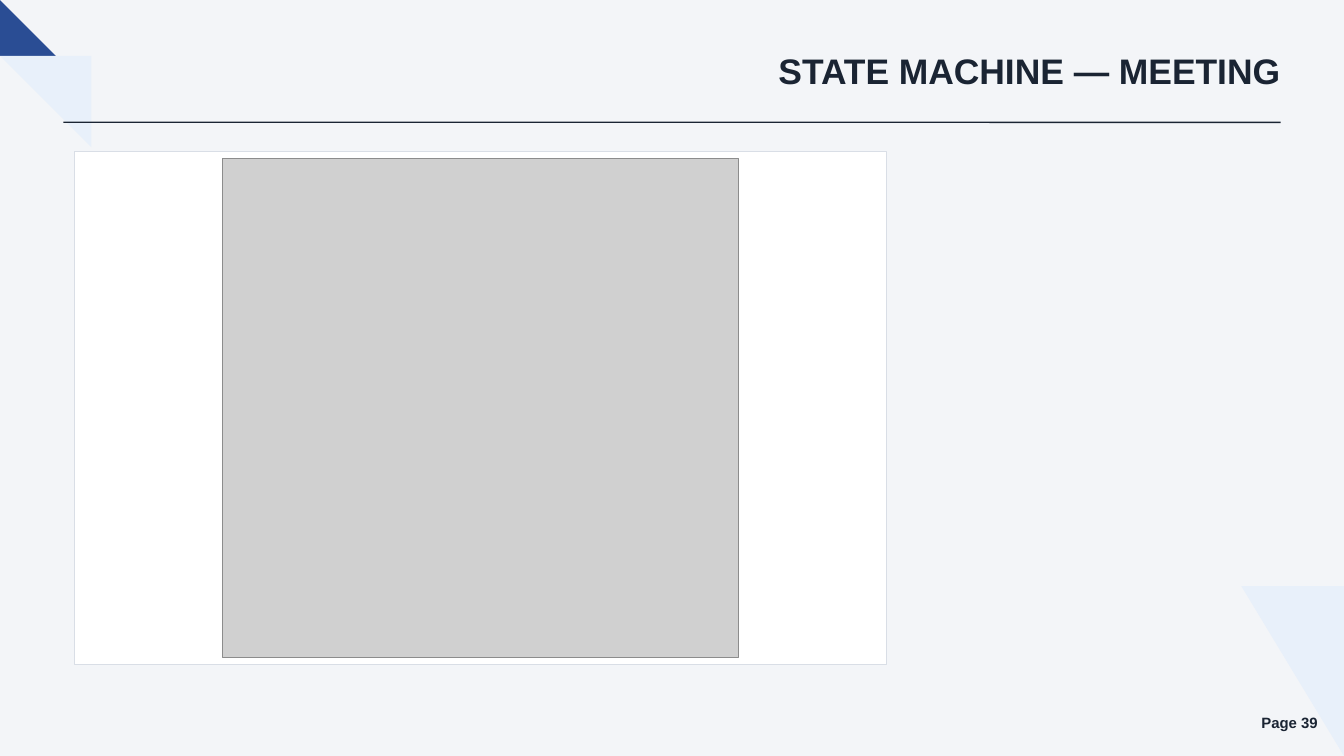
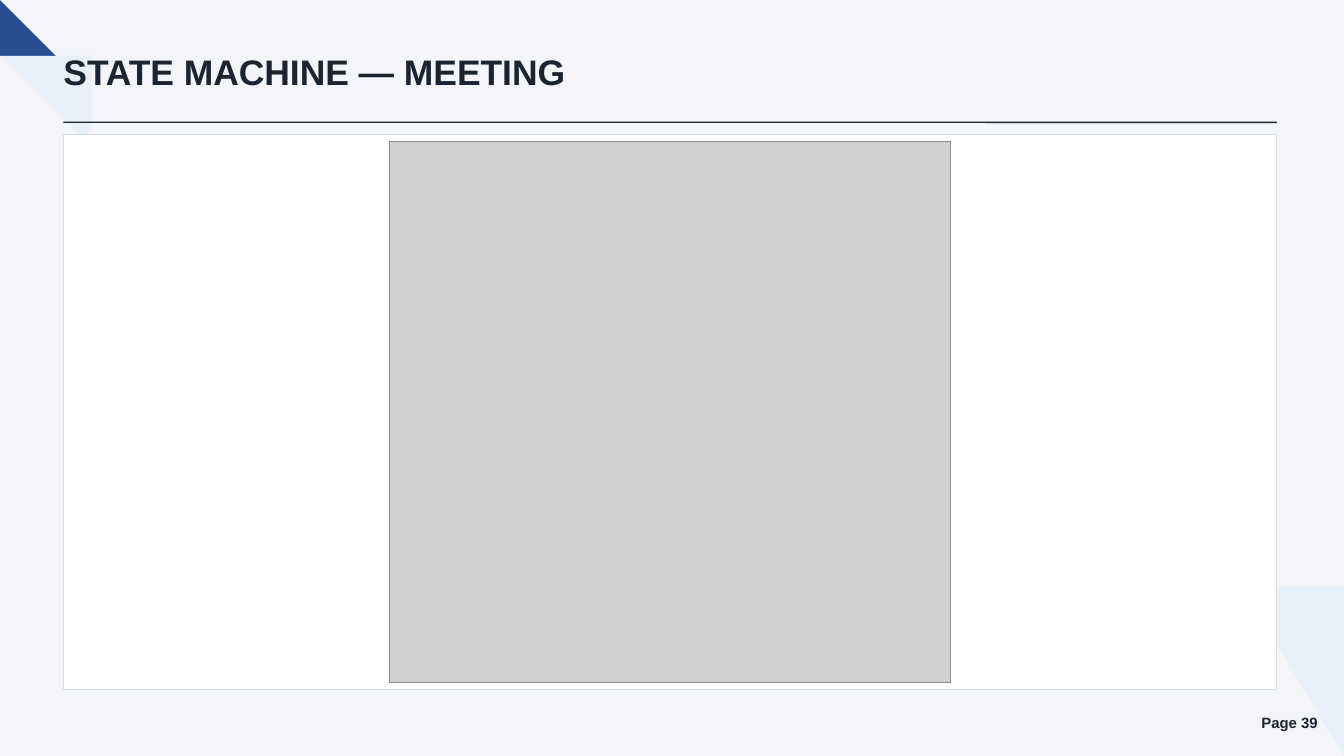
Before and after one commit to callmehai/FU-FA26-G116, a slide deck: slide 39 of docs/08-reports/source/TrustCabinet_Report.pptx. Drawn at 1344x756 pixels with LibreOffice and Linux fonts; fonts in the diff are those of the drawing; grey boxes stand for pictures. Boxes give left, top, right and bottom in pixels: in the first picture for what was removed or moved away, otherwise in the second. Text is boxed around its words. In the diff, an @@ line names an element or a change of style, - is before the commit and + after.

```diff
--- a/docs/08-reports/source/TrustCabinet_Report.pptx
+++ b/docs/08-reports/source/TrustCabinet_Report.pptx
@@ text "STATE MACHINE — MEETING" at (63, 60, 565, 86): alignment right to left @@
@@ line moved from (64, 122) - (1280, 122) to (64, 122) - (1277, 122) @@
@@ rectangle: place and size @@
-rectangle at (74, 151, 886, 665)
+rectangle at (64, 134, 1277, 690)
@@ picture: place and size @@
-picture at (222, 159, 738, 657)
+picture at (390, 142, 950, 683)
```
Also in this commit, not shown: 34 other slides changed, 3 slides added, 3 slides removed, 6 other files.
